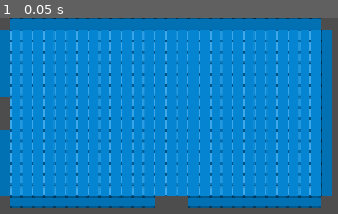
Above: before the commit, frame 1.
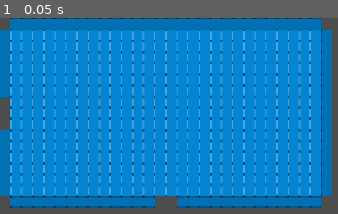
Above: after the commit, the same moment.

Repository: xixilillith/Haven-2026-Game
Game: Godot game, scene res://rooms/room_scenes/2_doors/S_W.tscn
The game is run twice, just before and just after one commit, with the same random seed, the same clock (stepped at 60 frames per second) and the same inputs. Before the commit the project has no main scene; this scene is started directly in both runs.
Inputs:
- Up to frame 1 (0.05 s): no input

The runs differ from the first frame. In frame 1, 0.2% of the frame differs, in the area x 52-56%, y 90-97%.

Commit message:
Added room generator
AHHH

Diff:
--- a/Godot/haven-2026/project.godot
+++ b/Godot/haven-2026/project.godot
@@ -11,6 +11,7 @@
 [application]
 
 config/name="Haven 2026"
+run/main_scene="uid://bpw8lk6bsr2x0"
 config/features=PackedStringArray("4.7", "GL Compatibility")
 config/icon="res://icon.svg"
 
--- a/Godot/haven-2026/rooms/assets/Game_Manager.gd
+++ b/Godot/haven-2026/rooms/assets/Game_Manager.gd
@@ -17,27 +17,27 @@
 }
 const ROOM_POOLS := {
 	#1-Door
-	"N": ["res://Rooms/Room_Scenes/All_Room_Types/1_Door_Rooms/N.tscn"],
-	"E": ["res://Rooms/Room_Scenes/All_Room_Types/1_Door_Rooms/E.tscn"],
-	"S": ["res://Rooms/Room_Scenes/All_Room_Types/1_Door_Rooms/S.tscn"],
-	"W": ["res://Rooms/Room_Scenes/All_Room_Types/1_Door_Rooms/W.tscn"],
+	"N": ["res://rooms/room_scenes/1_Doors/N.tscn"],
+	"E": ["res://rooms/room_scenes/1_Doors/E.tscn"],
+	"S": ["res://rooms/room_scenes/1_Doors/S.tscn"],
+	"W": ["res://rooms/room_scenes/1_Doors/W.tscn"],
 	#2-Doors
-	"ES": ["res://Rooms/Room_Scenes/All_Room_Types/2_Door_Rooms/E_S.tscn"],
-	"EW": ["res://Rooms/Room_Scenes/All_Room_Types/2_Door_Rooms/E_W.tscn"],
-	"EN": ["res://Rooms/Room_Scenes/All_Room_Types/2_Door_Rooms/N_E.tscn"],
-	"NS": ["res://Rooms/Room_Scenes/All_Room_Types/2_Door_Rooms/N_S.tscn"],
-	"NW": ["res://Rooms/Room_Scenes/All_Room_Types/2_Door_Rooms/N_W.tscn"],
-	"SW": ["res://Rooms/Room_Scenes/All_Room_Types/2_Door_Rooms/S_W.tscn"],
+	"ES": ["res://rooms/room_scenes/2_doors/E_S.tscn"],
+	"EW": ["res://rooms/room_scenes/2_doors/E_W.tscn"],
+	"EN": ["res://rooms/room_scenes/2_doors/N_E.tscn"],
+	"NS": ["res://rooms/room_scenes/2_doors/N_S.tscn"],
+	"NW": ["res://rooms/room_scenes/2_doors/N_W.tscn"],
+	"SW": ["res://rooms/room_scenes/2_doors/S_W.tscn"],
 	#3-Doors
-	"ESW": ["res://Rooms/Room_Scenes/All_Room_Types/3_Door_Rooms/E_S_W.tscn"],
-	"ENS": ["res://Rooms/Room_Scenes/All_Room_Types/3_Door_Rooms/N_E_S.tscn"],
-	"ENW": ["res://Rooms/Room_Scenes/All_Room_Types/3_Door_Rooms/N_E_W.tscn"],
-	"NSW": ["res://Rooms/Room_Scenes/All_Room_Types/3_Door_Rooms/N_S_W.tscn"],
+	"ESW": ["res://rooms/room_scenes/3_Doors/E_S_W.tscn"],
+	"ENS": ["res://rooms/room_scenes/3_Doors/N_E_S.tscn"],
+	"ENW": ["res://rooms/room_scenes/3_Doors/N_E_W.tscn"],
+	"NSW": ["res://rooms/room_scenes/3_Doors/N_S_W.tscn"],
 	#4-Doors
-	"ENSW": ["res://Rooms/Room_Scenes/All_Room_Types/4_Door_Rooms/N_S_E_W.tscn"]
+	"ENSW": ["res://rooms/room_scenes/4_Doors/N_E_S_W.tscn"]
 }
 
-const BOSS_ROOM_SCENE := "res://Rooms/Room_Scenes/All_Room_Types/1_Door_Rooms/Boss.tscn"
+const BOSS_ROOM_SCENE := "res://rooms/room_scenes/1_Doors/Boss.tscn"
 #stores boss scene
 #Variables for States
 var dungeon: Dictionary = {}
--- a/Godot/haven-2026/rooms/room_scenes/2_doors/S_W.tscn
+++ b/Godot/haven-2026/rooms/room_scenes/2_doors/S_W.tscn
@@ -6,5 +6,5 @@
 
 [node name="floor" type="TileMapLayer" parent="." unique_id=27535520]
 position = Vector2(-1, 1)
-tile_map_data = PackedByteArray("AAABAAEAAAADAAEAAAABAAIAAAA …(7936 unchanged characters)… CAAEAAAAdAAkAAAACAAEAAAANABAAAAACAAAAAAA=")
+tile_map_data = PackedByteArray("AAABAAEAAAADAAEAAAABAAIAAAA …(7936 unchanged characters)… CAAEAAAAdAAkAAAACAAEAAAANABAAAAACAAAAAAAQABAAAAACAAAAAAA=")
 tile_set = ExtResource("1_yndas")
--- /dev/null
+++ b/Godot/haven-2026/rooms/room_scenes/dungeon.gd
@@ -0,0 +1,4 @@
+extends Node
+
+func _ready() -> void:
+	Game_Manager.start_run()
--- /dev/null
+++ b/Godot/haven-2026/rooms/room_scenes/dungeon.tscn
@@ -0,0 +1,6 @@
+[gd_scene format=3 uid="uid://bvmvx7mdvcyp"]
+
+[ext_resource type="Script" uid="uid://brd68dsceadl2" path="res://rooms/room_scenes/dungeon.gd" id="1_53ppv"]
+
+[node name="Dungeon" type="Node2D" unique_id=2143834422]
+script = ExtResource("1_53ppv")
Not shown, added: Godot/haven-2026/rooms/room_scenes/dungeon.gd.uid
